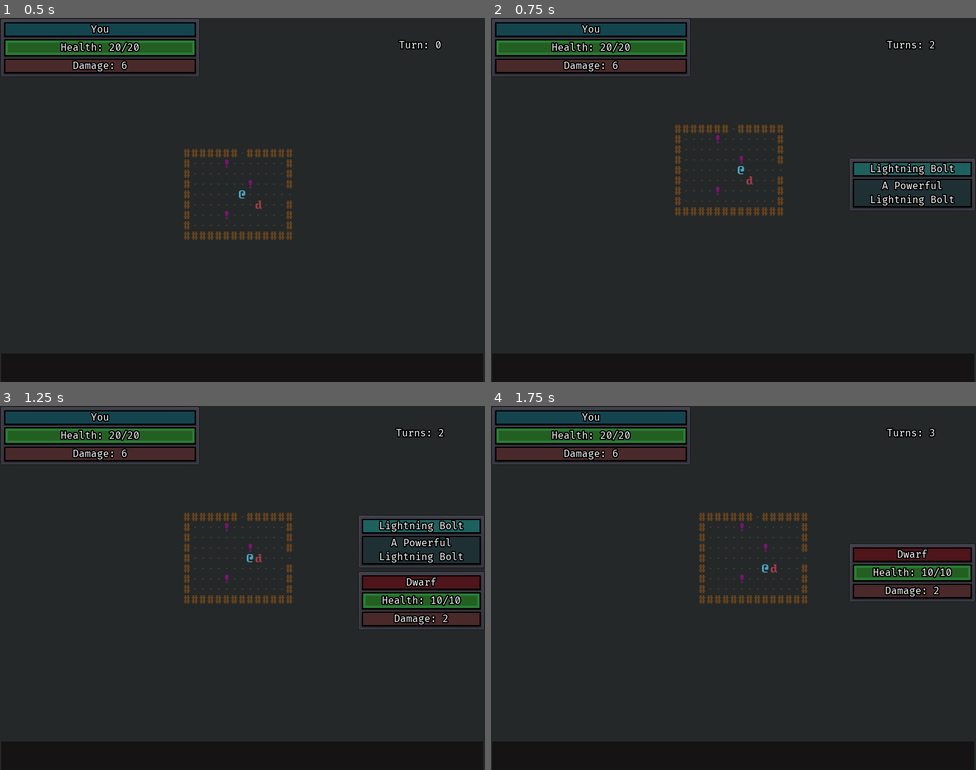
Above: before the commit, frames 1-4 (two rows, left to right).
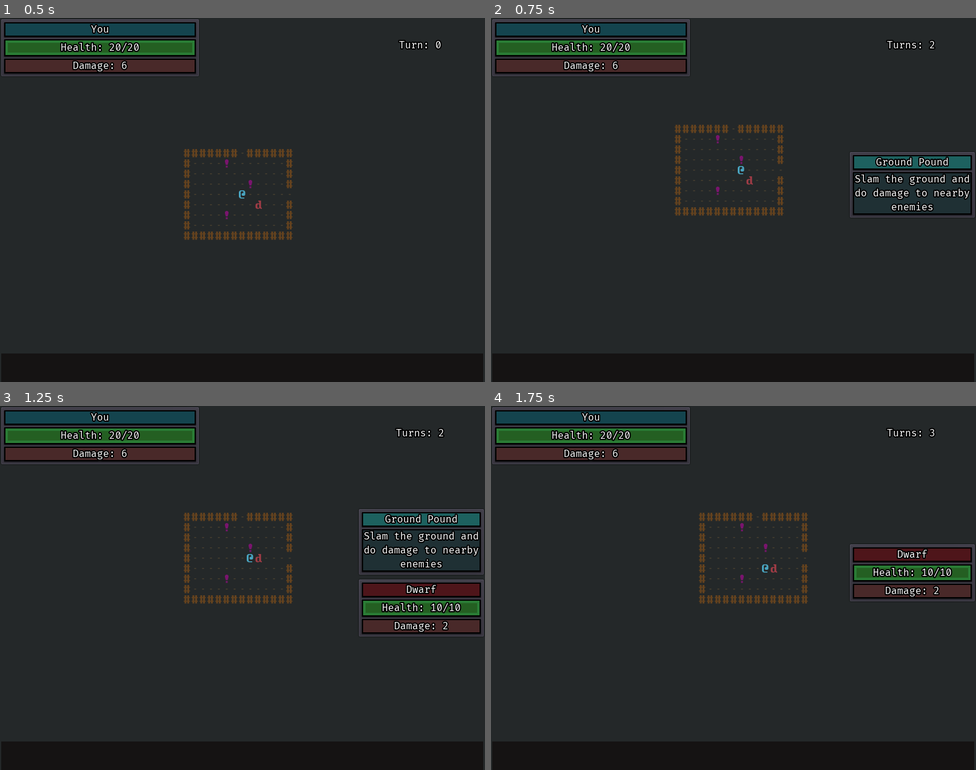
Above: after the commit, the same moments.

Repository: ZenCoderGames/ZRoguelikeGame
Game: Godot game, scene res://scene/main/MainScene.tscn
The game is run twice, just before and just after one commit, with the same random seed, the same clock (stepped at 60 frames per second) and the same inputs.
Inputs:
- Up to frame 1 (0.5 s): no input
- Up to frame 2 (0.75 s): hold Right (move_right) from 0.53 s (still down); tap S (cam_move_down) at 0.6 s
- Up to frame 3 (1.25 s): keep holding Right (move_right)
- Up to frame 4 (1.75 s): tap Enter at 1.25 s; release Right (move_right) at 1.28 s; hold Down (move_down) from 1.28 s (still down); tap A (cam_move_left) at 1.35 s

Frame 1 is identical in both runs. In frame 2, 2.8% of the frame differs, in the area x 74-100%, y 36-55%; in frame 3, 6.0%, in the area x 74-100%, y 28-64%; in frame 4, nothing differs.

Commit message:
Added a ground pound spell

Diff:
--- a/resource/items.json
+++ b/resource/items.json
@@ -69,6 +69,16 @@
 			"path": "entity/items/Item_Spell_LightningBolt.tscn",
 			"type": "SPELL",
 			"spellId": "LIGHTNING_BOLT"
+		},
+		{
+			"#disable": true,
+			"id": "SPELL_GROUND_POUND",
+			"name": "Ground Pound",
+			"description": "Slam the ground and do damage to nearby enemies",
+			"fullDescription": "Slam the ground and do damage to nearby enemies",
+			"path": "entity/items/Item_Spell_LightningBolt.tscn",
+			"type": "SPELL",
+			"spellId": "GROUND_POUND"
 		}
 	]
 }
--- a/resource/spells.json
+++ b/resource/spells.json
@@ -18,6 +18,25 @@
 					}
 				}
 			]
+		},
+		{
+			"id": "GROUND_POUND",
+			"staminaCost": 2,
+			"timeline": [
+				{
+					"type": "FIND_TARGETS",
+					"params": {
+						"range": 1,
+						"maxTargets": 4
+					}
+				},
+				{
+					"type": "DO_DAMAGE_TO_TARGETS",
+					"params": {
+						"damage": 30
+					}
+				}
+			]
 		}
 	]
 }
--- a/scene/main/MainScene.tscn
+++ b/scene/main/MainScene.tscn
@@ -35,7 +35,7 @@
 playerDamageColor = Color( 0.0823529, 0.666667, 0.760784, 1 )
 enemyDamageColor = Color( 0.862745, 0.341176, 0.341176, 1 )
 timeBetweenMoves = 0.2
-debugSpawnItemInFirstRoom = "SPELL_LIGHTNING_BOLT"
+debugSpawnItemInFirstRoom = "SPELL_GROUND_POUND"
 debugStartRoomColor = Color( 0.0980392, 0.6, 0.105882, 1 )
 debugCriticalPathRoomColor = Color( 0.576471, 0.337255, 0.12549, 1 )
 debugEndRoomColor = Color( 0.792157, 0.270588, 0.270588, 1 )
--- a/scripts/battle/instance/actions/ActionDoDamageToTargets.gd
+++ b/scripts/battle/instance/actions/ActionDoDamageToTargets.gd
@@ -12,5 +12,6 @@
 	return character.has_targets()
 
 func execute():
-	var randomTarget = character.get_random_target()
-	randomTarget.take_damage(character, actionData.damage)
+	var targets = character.get_targets()
+	for target in targets:
+		target.take_damage(character, actionData.damage)
